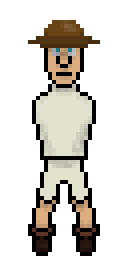
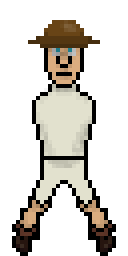
Revision of a layered 128 × 256 image; what changed, layer by layer:
painted on "Calque 1" over bbox(12, 160, 116, 256)
renamed "Calque 5" to "1", hid it, painted on it over bbox(28, 160, 100, 256)
removed layer "Calque 4" over bbox(28, 160, 100, 256)
